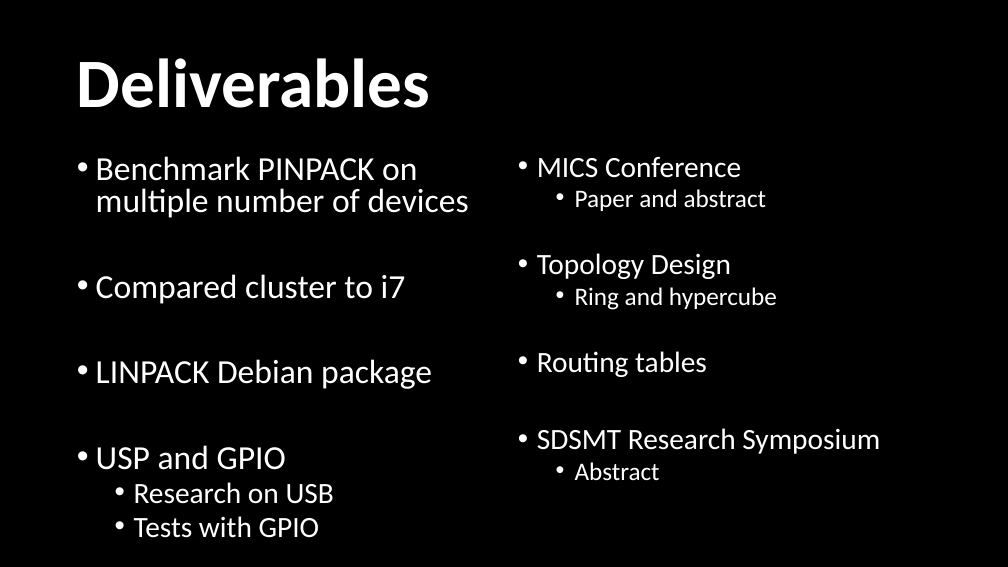
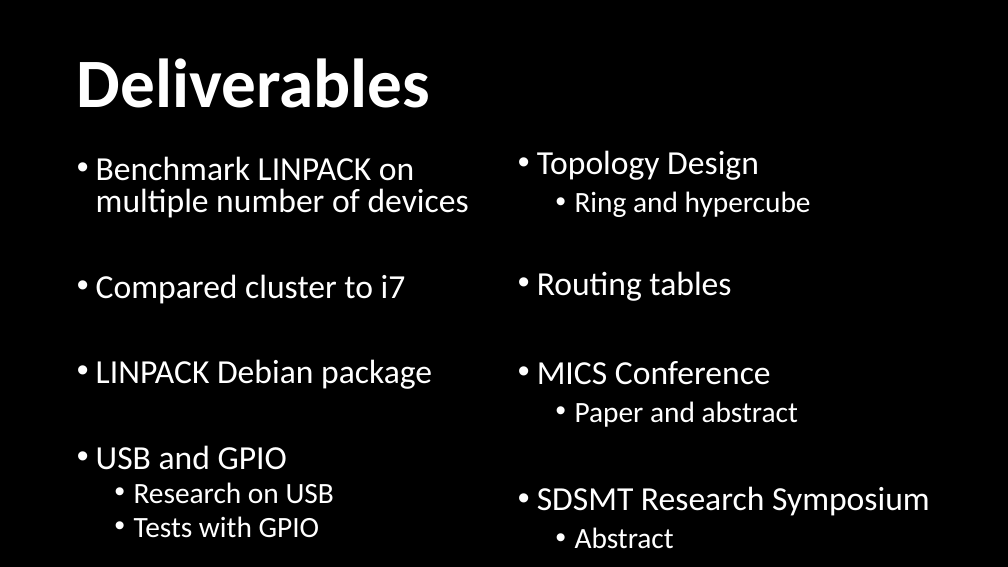
Before and after one commit to SDSMT-CSC464-F15/arm, a slide deck: slide 5 of Documents/ClientPresent3FOREAL.pptx. Drawn at 1008x567 pixels with LibreOffice and Linux fonts; fonts in the diff are those of the drawing. Boxes give left, top, right and bottom in pixels: in the first picture for what was removed or moved away, otherwise in the second. Text is boxed around its words. In the diff, an @@ line names an element or a change of style, - is before the commit and + after.

```diff
--- a/Documents/ClientPresent3FOREAL.pptx
+++ b/Documents/ClientPresent3FOREAL.pptx
@@ text "Topology Design": place and size @@
-text "Topology Design" at (537, 157, 880, 480)
+text "Topology Design" at (537, 150, 930, 549)
@@ text at (96, 156, 469, 218): text changed @@
-• Benchmark PINPACK on multiple number of devices
+• Benchmark LINPACK on multiple number of devices
@@ text at (537, 157, 767, 211): paragraphs removed @@
-• MICS Conference
-  • Paper and abstract
@@ text at (537, 150, 930, 549): size 28 to 32 pt in "Topology Design", "Routing tables", "SDSMT Research Symposium"; size 24 to 28 pt in "Ring and hypercube", "Abstract"; line spacing 0.8 to 0.9 @@
@@ text at (537, 361, 798, 427): paragraphs added @@
+• MICS Conference
+  • Paper and abstract
@@ text at (96, 445, 287, 470): text changed @@
-• USP and GPIO
+• USB and GPIO
```
Also in this commit, not shown: 2 other slides changed, 2 slides added.
